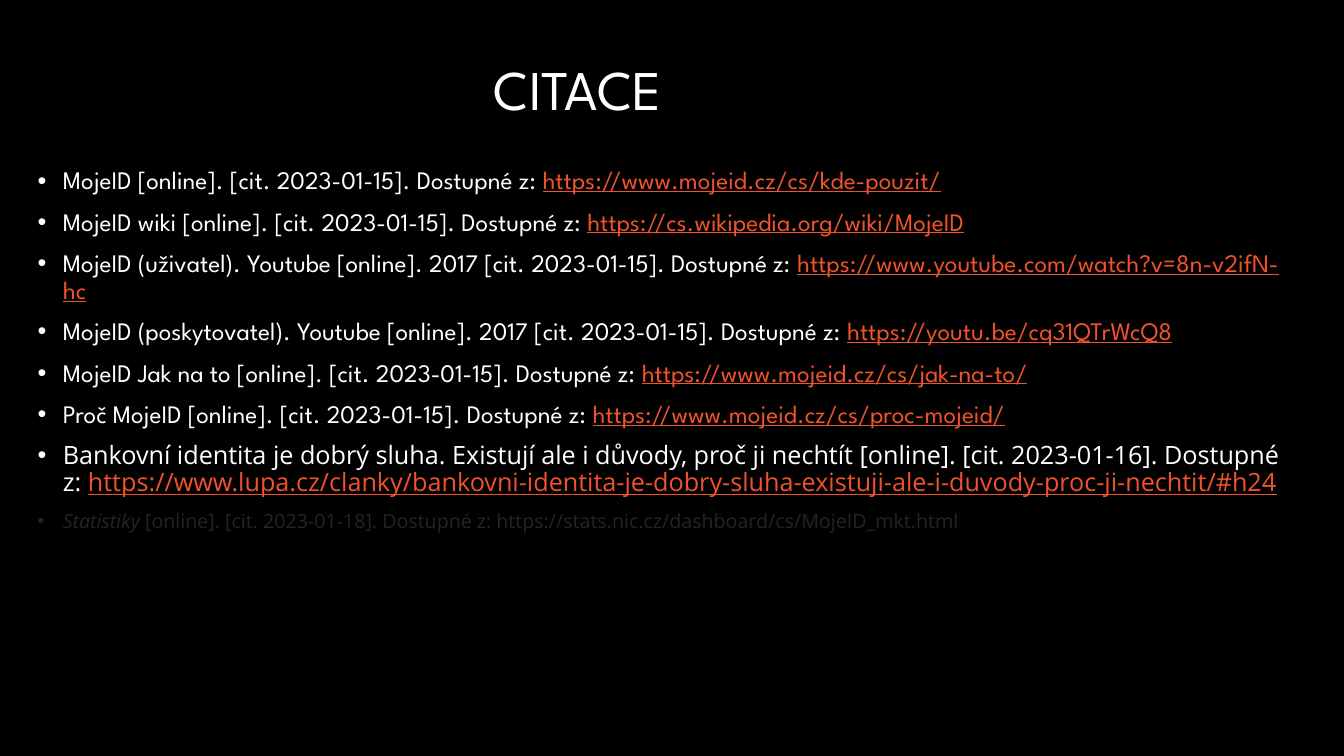
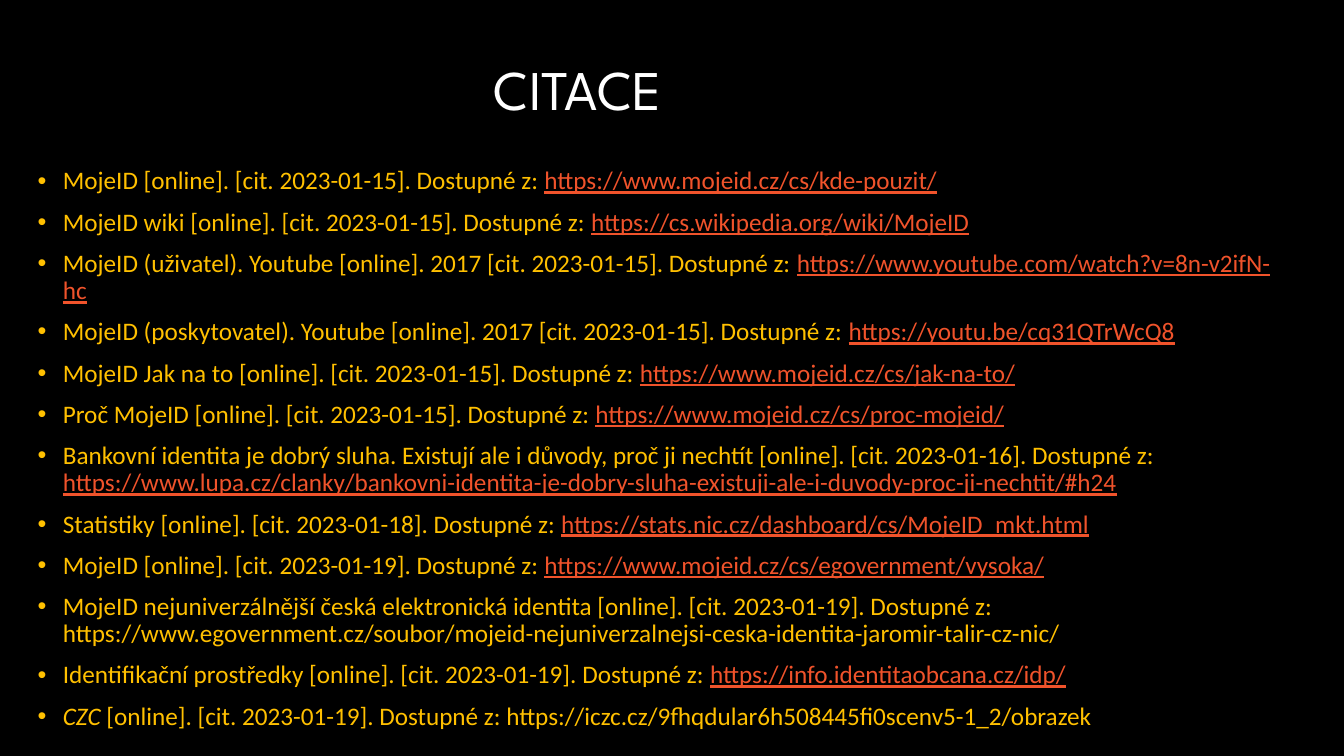
Before and after one commit to teenyRadekr/MojeID, a slide deck: slide 14 of Roller.pptx (slide 10 before the commit). Drawn at 1344x756 pixels with LibreOffice and Linux fonts; fonts in the diff are those of the drawing; background and template pictures are left out. Boxes give left, top, right and bottom in pixels: in the first picture for what was removed or moved away, otherwise in the second. Text is boxed around its words. In the diff, an @@ line names an element or a change of style, - is before the commit and + after.

Commit message:
2.2

```diff
--- a/Roller.pptx
+++ b/Roller.pptx
@@ text at <box>63,170,1270,538</box>: font League Spartan to Calibri in "MojeID [online]. [cit. 2023-01-15]. Dostupné z: https://www. ...", "MojeID wiki [online]. [cit. 2023-01-15]. Dostupné z: ...", "MojeID (uživatel). Youtube [online]. 2017 [cit. 2023-01-15]. ...", "MojeID (poskytovatel). Youtube [online]. 2017 [cit. 2023-01- ..." and 2 more places; text colour #FFFFFF to #FFC000 in "MojeID [online]. [cit. 2023-01-15]. Dostupné z:", "MojeID wiki [online]. [cit. 2023-01-15]. Dostupné z:", "MojeID (uživatel). Youtube [online]. 2017 [cit. 2023-01-15]. ...", "MojeID (poskytovatel). Youtube [online]. 2017 [cit. 2023-01- ..." and 3 more places; font Open Sans to Calibri in "Bankovní identita je dobrý sluha. Existují ale ...", "Statistiky [online]. [cit. 2023-01-18]. Dostupné z: https:// ..."; size 14 to 18 pt in "Statistiky [online]. [cit. 2023-01-18]. Dostupné z: https:// ..."; text colour #212529 to #FFC000 in "Statistiky [online]. [cit. 2023-01-18]. Dostupné z:"; text colour #212529 to #F0532B, underline on in "https://stats.nic.cz/dashboard/cs/MojeID_mkt.html"; italic off in "Statistiky" @@
@@ text at <box>63,555,1091,729</box>: paragraphs added @@
+• MojeID [online]. [cit. 2023-01-19]. Dostupné z: https://www.mojeid.cz/cs/egovernment/vysoka/
+• MojeID nejuniverzálnější česká elektronická identita [online]. [cit. 2023-01-19]. Dostupné z: https://www.egovernment.cz/soubor/mojeid-nejuniverzalnejsi-ceska-identita-jaromir-talir-cz-nic/
+• Identifikační prostředky [online]. [cit. 2023-01-19]. Dostupné z: https://info.identitaobcana.cz/idp/
+• CZC [online]. [cit. 2023-01-19]. Dostupné z: https://iczc.cz/9fhqdular6h508445fi0scenv5-1_2/obrazek
```
Also in this commit, not shown: 1 other slide changed, 5 slides added, 2 slides removed.
